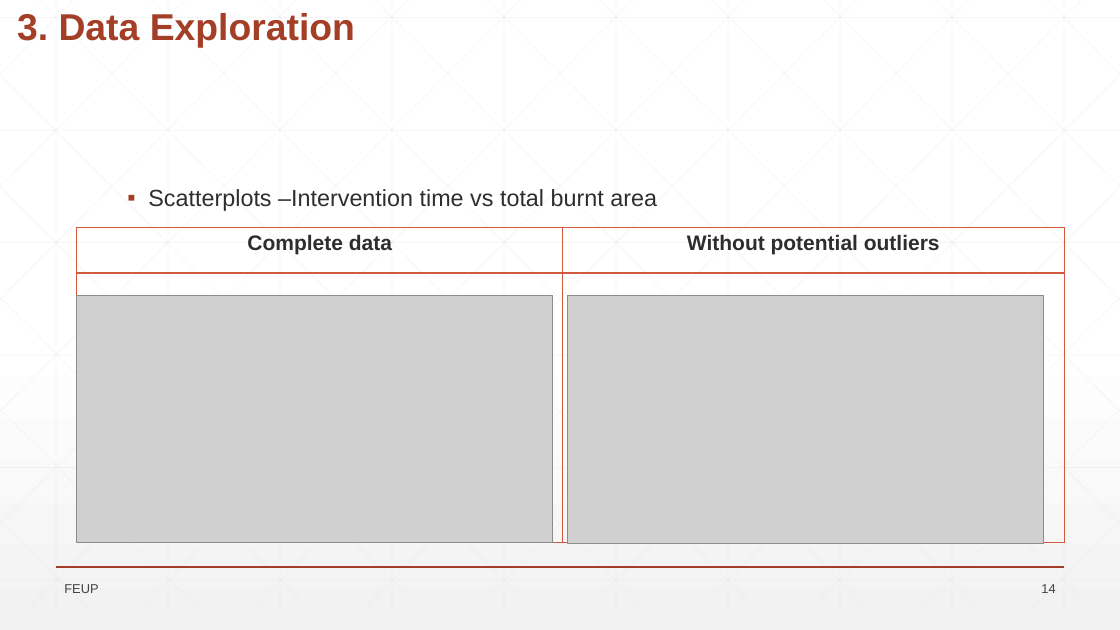
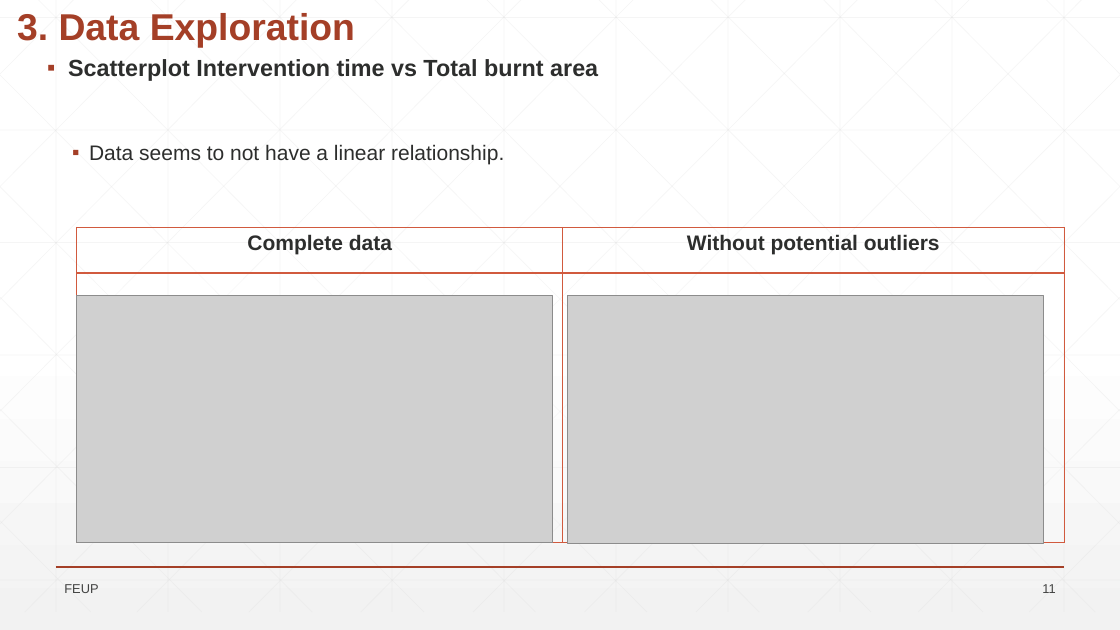
Before and after one commit to VascoBartolo/FCED_project, a slide deck: slide 11 of Trabalho_FSDE_stats_CT_VB/Wild_Fires_presentation.pptx (slide 14 before the commit). Drawn at 1120x630 pixels with LibreOffice and Linux fonts; fonts in the diff are those of the drawing; grey boxes stand for pictures; background and template pictures are left out. Boxes give left, top, right and bottom in pixels: in the first picture for what was removed or moved away, otherwise in the second. Text is boxed around its words. In the diff, an @@ line names an element or a change of style, - is before the commit and + after.

```diff
--- a/Trabalho_FSDE_stats_CT_VB/Wild_Fires_presentation.pptx
+++ b/Trabalho_FSDE_stats_CT_VB/Wild_Fires_presentation.pptx
@@ text added at (x1=68, y1=59, x2=598, y2=164), 20 pt, text #2D2E2D, bold @@
+▪ Scatterplot Intervention time vs Total burnt area
+  ▪ Data seems to not have a linear relationship.
@@ text removed at (x1=148, y1=189, x2=657, y2=211) @@
-▪ Scatterplots –Intervention time vs total burnt area
@@ page number at (x1=1042, y1=584, x2=1055, y2=593): text changed @@
-14
+11
```
Also in this commit, not shown: 19 other slides changed, 1 slide added, 1 slide removed, 1 other file.
